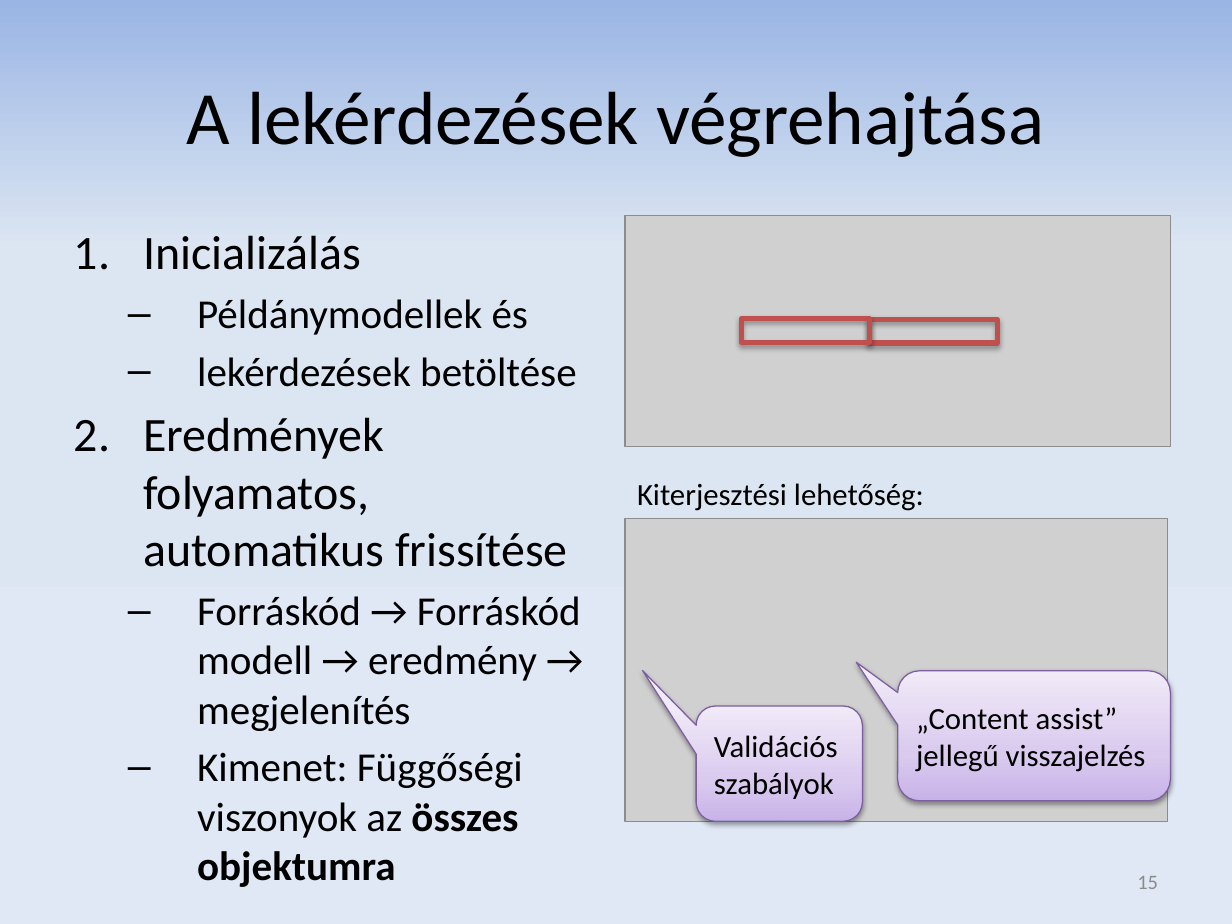
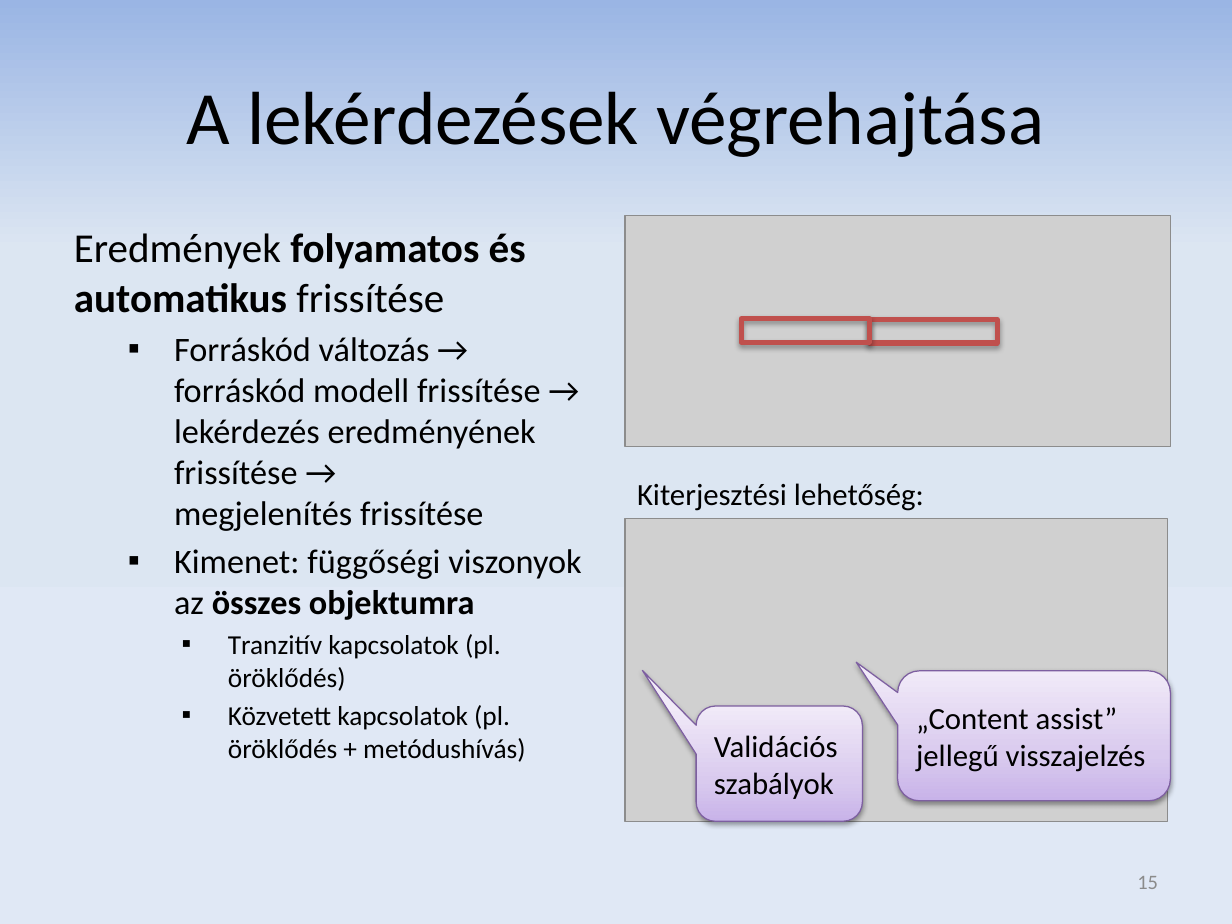
Before and after one commit to donat/incquery-deps, a slide deck: slide 15 of incquery-deps-documentation/presentation/tdk_pres_hu_v3.pptx. Drawn at 1232x924 pixels with LibreOffice and Linux fonts; fonts in the diff are those of the drawing; grey boxes stand for pictures. Boxes give left, top, right and bottom in pixels: in the first picture for what was removed or moved away, otherwise in the second. Text is boxed around its words. In the diff, an @@ line names an element or a change of style, - is before the commit and + after.

```diff
--- a/incquery-deps-documentation/presentation/tdk_pres_hu_v3.pptx
+++ b/incquery-deps-documentation/presentation/tdk_pres_hu_v3.pptx
@@ text at <box>74,233,581,762</box>: text changed; size 24 to 20 pt @@
-1. Inicializálás
-  – Példánymodellek és
-  – lekérdezések betöltése
-2. Eredmények folyamatos, automatikus frissítése
-  – Forráskód → Forráskód modell → eredmény → megjelenítés
-  – Kimenet: Függőségi viszonyok az összes objektumra
+Eredmények folyamatos és automatikus frissítése
+  ▪ Forráskód változás → forráskód modell frissítése →
+    lekérdezés eredményének frissítése →
+    megjelenítés frissítése
+  ▪ Kimenet: függőségi viszonyok az összes objektumra
+    ▪ Tranzitív kapcsolatok (pl. öröklődés)
+    ▪ Közvetett kapcsolatok (pl. öröklődés + metódushívás)
```
Also in this commit, not shown: 12 other slides changed, 2 slides added, 2 slides removed.
